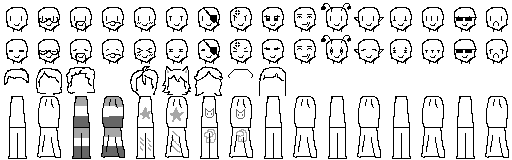
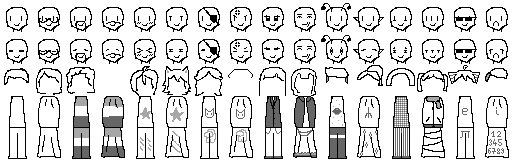
Layers edited between the first and the second (512, 160) image:
painted on "Contour" over [265, 17, 508, 158]
painted on "Color" over [265, 17, 508, 158]
